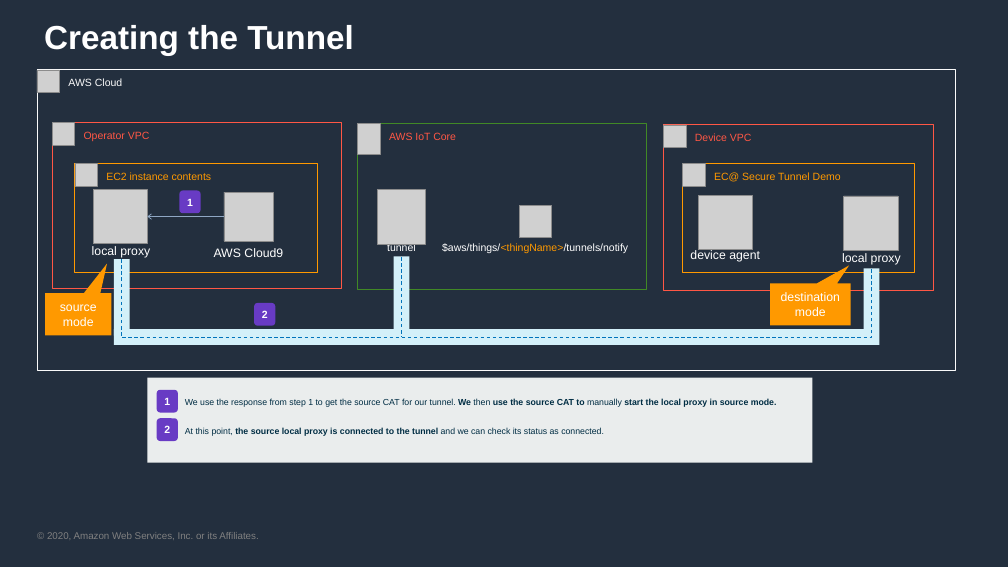
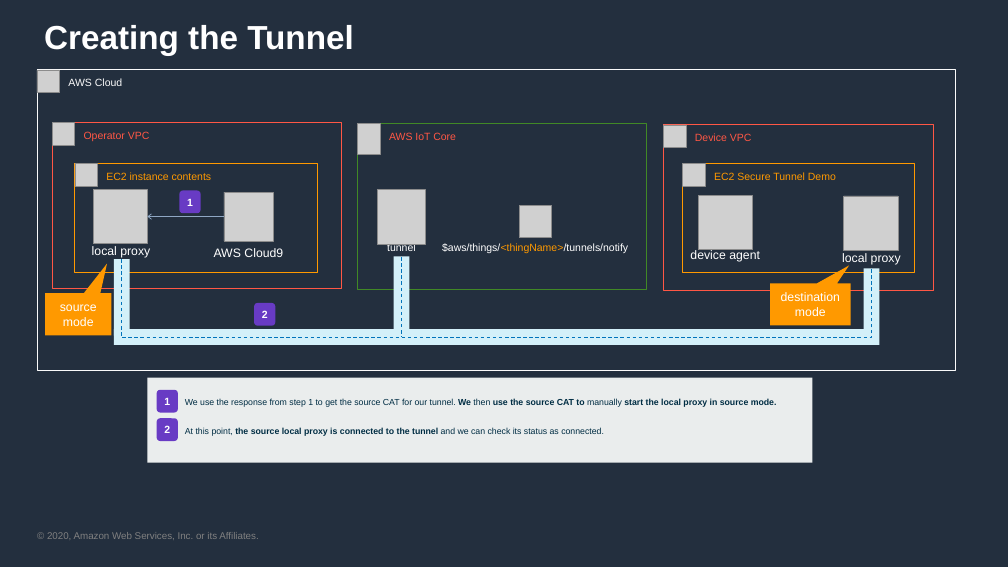
Before and after one commit to aws-samples/iot-secure-tunneling-demo, a slide deck: slide 6 of ppt/diagrams.pptx. Drawn at 1008x567 pixels with LibreOffice and Linux fonts; fonts in the diff are those of the drawing; grey boxes stand for pictures; background and template pictures are left out. Boxes give left, top, right and bottom in pixels: in the first picture for what was removed or moved away, otherwise in the second. Text is boxed around its words. In the diff, an @@ line names an element or a change of style, - is before the commit and + after.

```diff
--- a/ppt/diagrams.pptx
+++ b/ppt/diagrams.pptx
@@ text in rectangle at <box>714,172,836,180</box>: text changed @@
-EC@ Secure Tunnel Demo
+EC2 Secure Tunnel Demo
```
Also in this commit, not shown: 13 other files.
